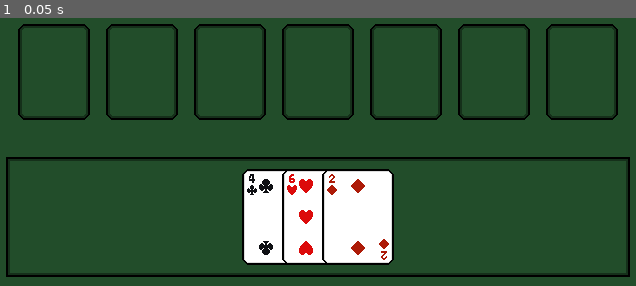
Above: before the commit, frame 1.
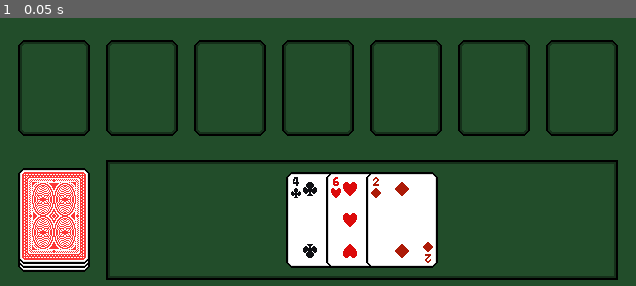
Above: after the commit, the same moment.

Repository: AyyBee123/Oristaile
Game: Godot game, scene res://Scenes/encounter.tscn
The game is run twice, just before and just after one commit, with the same random seed, the same clock (stepped at 60 frames per second) and the same inputs.
Inputs:
- Up to frame 1 (0.05 s): no input

The runs differ from the first frame. In frame 1, 23% of the frame differs, in the area x 0-100%, y 2-98%.

Commit message:
Added red back card

Diff:
--- a/Scenes/card.tscn
+++ b/Scenes/card.tscn
@@ -17,4 +17,5 @@
 anchor_bottom = 1.0
 grow_horizontal = 2
 grow_vertical = 2
+mouse_filter = 2
 texture = ExtResource("2_wf8id")
--- a/Scenes/encounter.tscn
+++ b/Scenes/encounter.tscn
@@ -4,6 +4,8 @@
 [ext_resource type="Texture2D" uid="uid://hpcqv0xgxxpq" path="res://Assets/Sprites/Misc/Card Deck.png" id="3_gitas"]
 [ext_resource type="PackedScene" uid="uid://b7vbqnm071427" path="res://Scenes/card.tscn" id="4_bd0u2"]
 [ext_resource type="Texture2D" uid="uid://mtf6w4qdoxsb" path="res://Assets/Sprites/Cards/Card Slot.png" id="4_gitas"]
+[ext_resource type="Texture2D" uid="uid://dnjtcfdo2yon6" path="res://Assets/Sprites/Cards/Back/Red Back.png" id="5_bd0u2"]
+[ext_resource type="BitMap" uid="uid://cooi0qnm23wrf" path="res://Assets/Sprites/Cards/Misc/Back Mask.png" id="5_hoo3l"]
 
 [node name="Encounter" type="CanvasLayer" unique_id=1945341202]
 script = ExtResource("1_wwxys")
@@ -27,13 +29,13 @@
 [node name="SlotContainer" type="HBoxContainer" parent="." unique_id=364460085]
 anchors_preset = -1
 anchor_left = 0.5
-anchor_top = 0.26700002
+anchor_top = 0.31100002
 anchor_right = 0.5
-anchor_bottom = 0.26700002
+anchor_bottom = 0.31100002
 offset_left = -320.0
-offset_top = -48.12001
+offset_top = -47.960007
 offset_right = 320.0
-offset_bottom = 47.87999
+offset_bottom = 48.039993
 theme_override_constants/separation = 16
 alignment = 1
 
@@ -79,44 +81,109 @@
 texture = ExtResource("4_gitas")
 stretch_mode = 2
 
-[node name="CardDeck" type="NinePatchRect" parent="." unique_id=1978679625]
+[node name="HBoxContainer" type="HBoxContainer" parent="." unique_id=452443490]
 anchors_preset = -1
 anchor_left = 0.5
-anchor_top = 0.669
+anchor_top = 0.67800003
 anchor_right = 0.5
-anchor_bottom = 0.669
-offset_left = -312.0
-offset_top = -59.84001
-offset_right = 312.0
-offset_bottom = 60.15999
+anchor_bottom = 0.67800003
+offset_left = -320.0
+offset_top = -60.080017
+offset_right = 320.0
+offset_bottom = 59.919983
 grow_horizontal = 2
 grow_vertical = 0
+theme_override_constants/separation = 16
+alignment = 1
+
+[node name="DeckPanel" type="TextureButton" parent="HBoxContainer" unique_id=1822099152]
+custom_maximum_size = Vector2(72, 104)
+layout_mode = 2
+size_flags_horizontal = 4
+size_flags_vertical = 4
+texture_click_mask = ExtResource("5_hoo3l")
+
+[node name="BackCard" type="TextureRect" parent="HBoxContainer/DeckPanel" unique_id=1690466075]
+unique_name_in_owner = true
+layout_mode = 1
+anchors_preset = -1
+anchor_left = 0.5
+anchor_top = 0.5
+anchor_right = 0.5
+anchor_bottom = 0.5
+offset_left = -36.0
+offset_top = -43.823997
+offset_right = 36.0
+offset_bottom = 52.176003
+mouse_filter = 2
+texture = ExtResource("5_bd0u2")
+stretch_mode = 2
+
+[node name="BackCard2" type="TextureRect" parent="HBoxContainer/DeckPanel" unique_id=644308585]
+unique_name_in_owner = true
+layout_mode = 1
+anchors_preset = -1
+anchor_left = 0.5
+anchor_top = 0.5
+anchor_right = 0.5
+anchor_bottom = 0.5
+offset_left = -36.0
+offset_top = -48.000008
+offset_right = 36.0
+offset_bottom = 47.999992
+mouse_filter = 2
+texture = ExtResource("5_bd0u2")
+stretch_mode = 2
+
+[node name="BackCard3" type="TextureRect" parent="HBoxContainer/DeckPanel" unique_id=347491752]
+unique_name_in_owner = true
+layout_mode = 1
+anchors_preset = -1
+anchor_left = 0.5
+anchor_top = 0.48900002
+anchor_right = 0.5
+anchor_bottom = 0.5
+offset_left = -36.0
+offset_top = -50.856
+offset_right = 36.0
+offset_bottom = 44.0
+mouse_filter = 2
+texture = ExtResource("5_bd0u2")
+stretch_mode = 2
+
+[node name="CardDeck" type="NinePatchRect" parent="HBoxContainer" unique_id=1978679625]
+custom_minimum_size = Vector2(512, 120)
+layout_mode = 2
 texture = ExtResource("3_gitas")
 patch_margin_left = 4
 patch_margin_top = 4
 patch_margin_right = 4
 patch_margin_bottom = 4
 
-[node name="DeckContainer" type="HBoxContainer" parent="." unique_id=577069602]
+[node name="DeckContainer" type="HBoxContainer" parent="HBoxContainer/CardDeck" unique_id=577069602]
+custom_minimum_size = Vector2(486, 96)
+layout_mode = 1
 anchors_preset = -1
 anchor_left = 0.5
-anchor_top = 0.669
+anchor_top = 0.5
 anchor_right = 0.5
-anchor_bottom = 0.669
-offset_left = -298.0
-offset_top = -47.84001
-offset_right = 298.0
-offset_bottom = 48.15999
+anchor_bottom = 0.5
+offset_left = -243.5
+offset_top = -48.0
+offset_right = 242.5
+offset_bottom = 48.000008
 grow_horizontal = 2
 grow_vertical = 0
 theme_override_constants/separation = -32
 alignment = 1
 
-[node name="Card" parent="DeckContainer" unique_id=176863048 instance=ExtResource("4_bd0u2")]
+[node name="Card" parent="HBoxContainer/CardDeck/DeckContainer" unique_id=176863048 instance=ExtResource("4_bd0u2")]
 layout_mode = 2
 
-[node name="Card2" parent="DeckContainer" unique_id=528424024 instance=ExtResource("4_bd0u2")]
+[node name="Card2" parent="HBoxContainer/CardDeck/DeckContainer" unique_id=528424024 instance=ExtResource("4_bd0u2")]
 layout_mode = 2
 
-[node name="Card3" parent="DeckContainer" unique_id=1373068541 instance=ExtResource("4_bd0u2")]
+[node name="Card3" parent="HBoxContainer/CardDeck/DeckContainer" unique_id=1373068541 instance=ExtResource("4_bd0u2")]
 layout_mode = 2
+
+[connection signal="pressed" from="HBoxContainer/DeckPanel" to="." method="_on_deck_panel_pressed"]
--- a/Scripts/Game/card.gd
+++ b/Scripts/Game/card.gd
@@ -14,3 +14,7 @@
 		suit = randi_range(0, 3)
 
 	card_texture.texture = CardData.get_card_texture(suit, number)
+
+
+func _get_drag_data(at_position: Vector2) -> Variant:
+	return
--- a/Scripts/Game/encounter.gd
+++ b/Scripts/Game/encounter.gd
@@ -1 +1,5 @@
 extends CanvasLayer
+
+
+func _on_deck_panel_pressed() -> void:
+	print("hi")
--- a/project.godot
+++ b/project.godot
@@ -12,7 +12,7 @@
 
 config/name="Oristaile"
 run/main_scene="uid://c7u2v2cos0fp0"
-config/features=PackedStringArray("4.6", "GL Compatibility")
+config/features=PackedStringArray("4.7", "GL Compatibility")
 run/max_fps=500
 config/icon="res://icon.svg"
 
Binary file added: Assets/Sprites/Cards/Back/Red Back.png
Not shown, added: Assets/Sprites/Cards/Back/Red Back.png.import
Binary file added: Assets/Sprites/Cards/Misc/Back Mask.png
Not shown, added: Assets/Sprites/Cards/Misc/Back Mask.png.import
